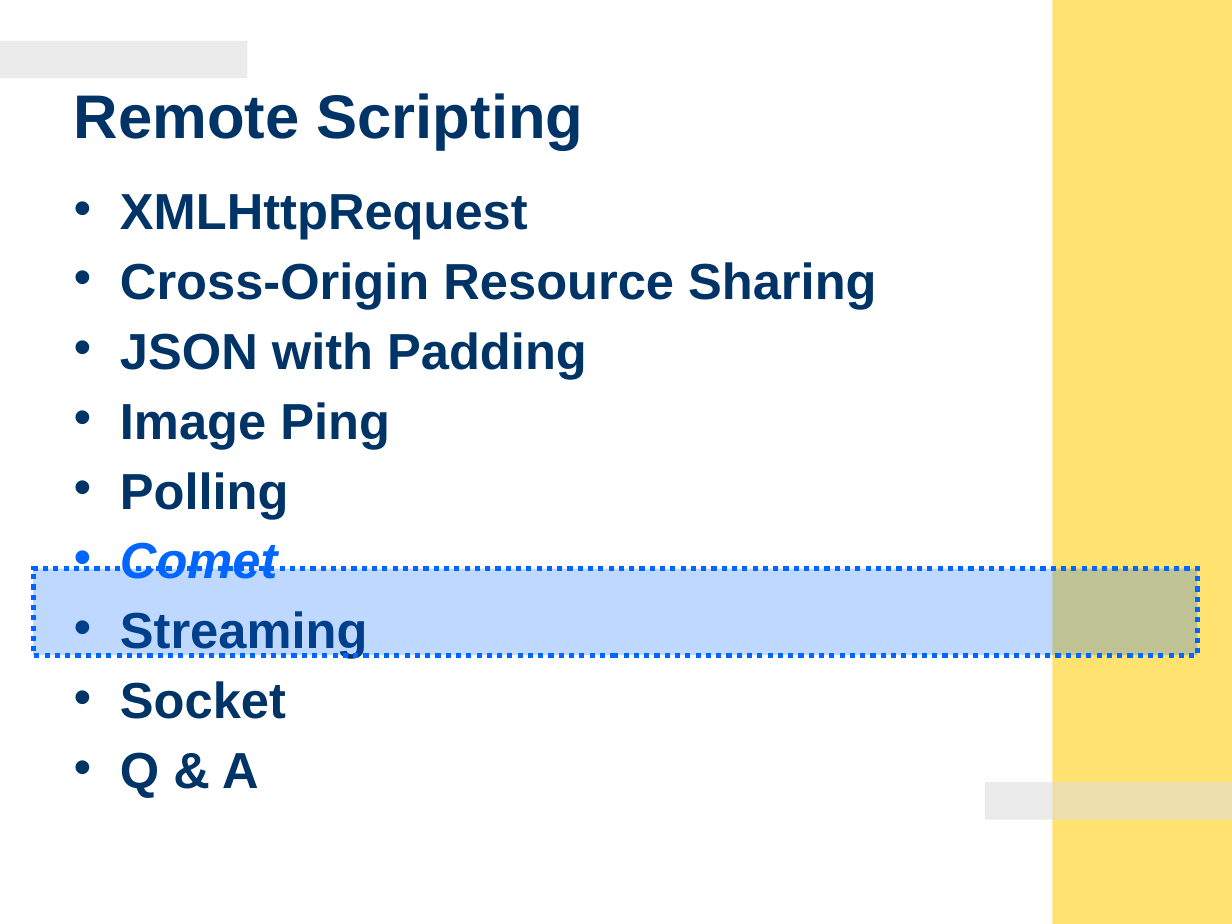
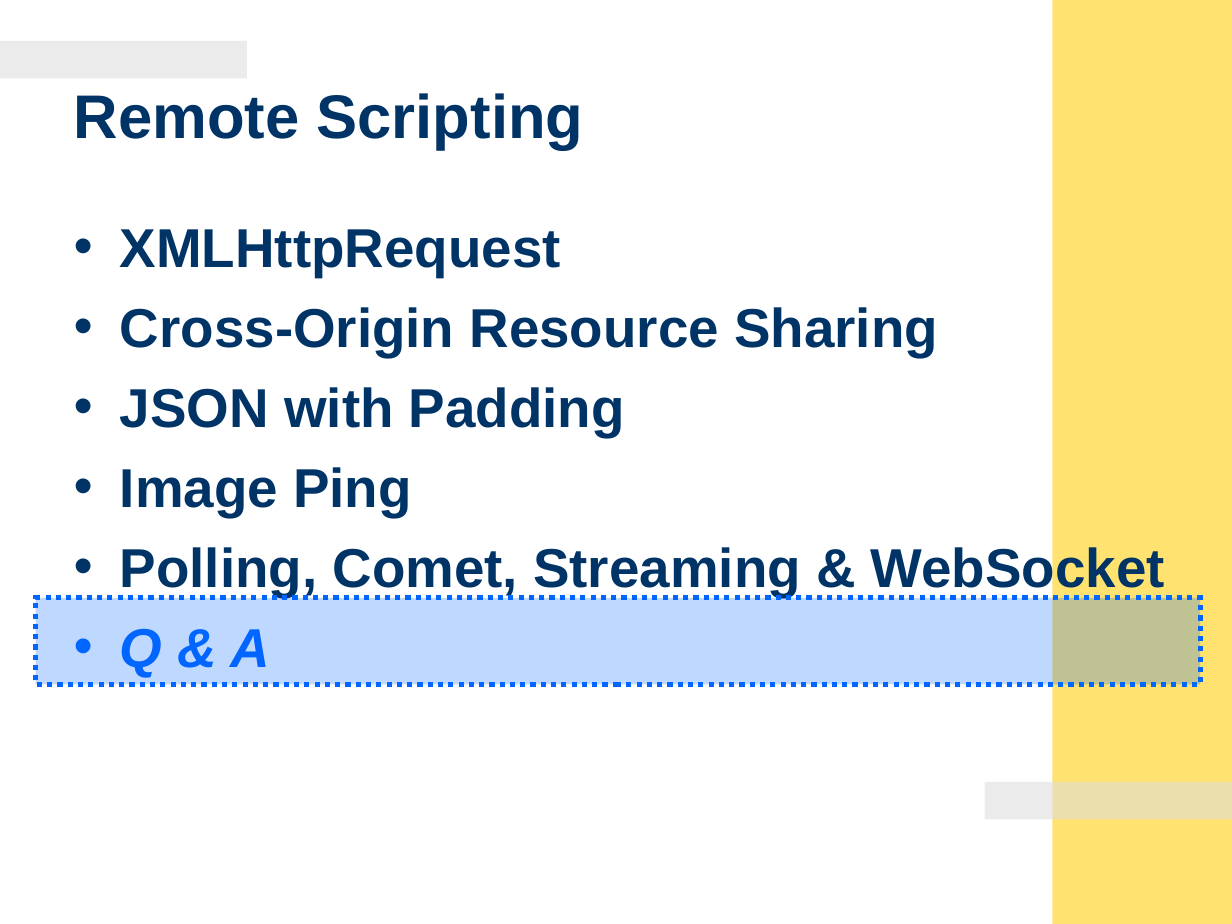
Before and after one commit to auntyellow/js, a slide deck: slide 30 of JavaScript - Object-Oriented Programming & Remote Scripting.ppt (slide 29 before the commit). Drawn at 1232x924 pixels with LibreOffice and Linux fonts; fonts in the diff are those of the drawing; background and template pictures are left out. Boxes give left, top, right and bottom in pixels: in the first picture for what was removed or moved away, otherwise in the second. Text is boxed around its words. In the diff, an @@ line names an element or a change of style, - is before the commit and + after.

```diff
--- a/JavaScript - Object-Oriented Programming & Remote Scripting.ppt
+++ b/JavaScript - Object-Oriented Programming & Remote Scripting.ppt
@@ text "XMLHttpRequest": place and size @@
-text "XMLHttpRequest" at box(120, 194, 876, 798)
+text "XMLHttpRequest" at box(120, 229, 1165, 677)
@@ text at box(120, 229, 938, 677): size 29.6 to 32 pt in "XMLHttpRequest", "Cross-Origin Resource Sharing", "JSON with Padding", "Image Ping" and 1 more places; text colour #003366 to #0066FF, italic on in "Q & A"; line spacing 0.7 to 0.8; bullet colour #003366 to #0066FF @@
@@ text at box(120, 544, 1165, 597): text changed; size 29.6 to 32 pt @@
-• Polling
-• Comet
-• Streaming
-• Socket
+• Polling, Comet, Streaming & WebSocket
@@ rectangle: place and size @@
-rectangle at box(33, 569, 1198, 655)
+rectangle at box(36, 598, 1200, 684)
```
Also in this commit, not shown: 14 other slides changed, 2 slides added, 4 slides removed, 5 other files.
